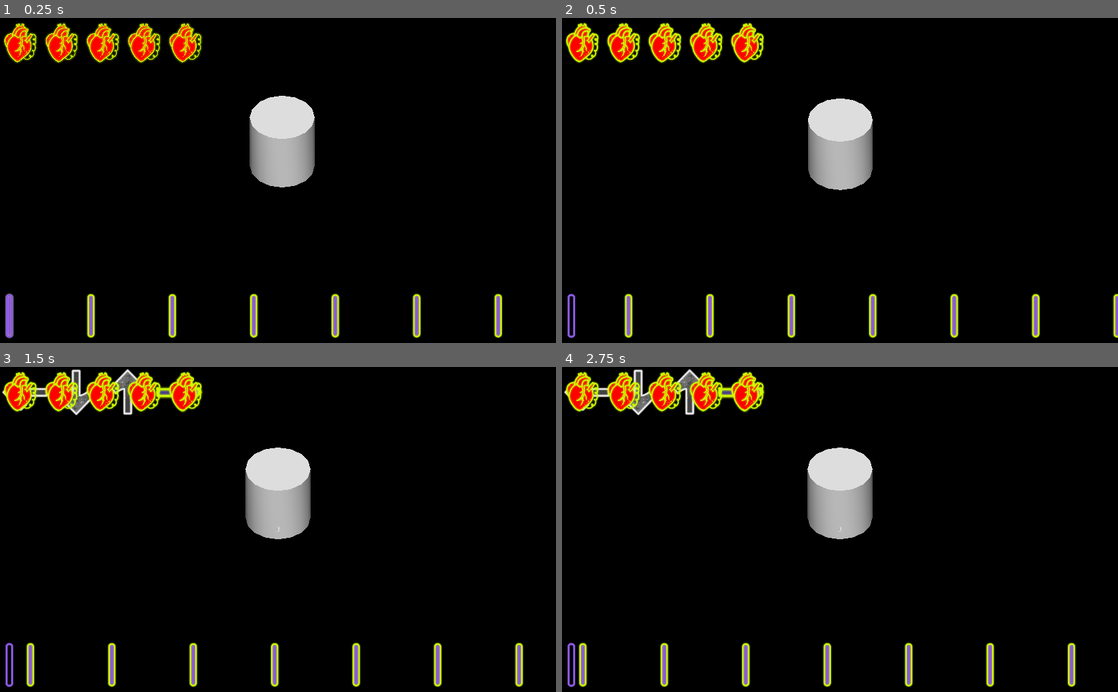
Above: before the commit, frames 1-4 (two rows, left to right).
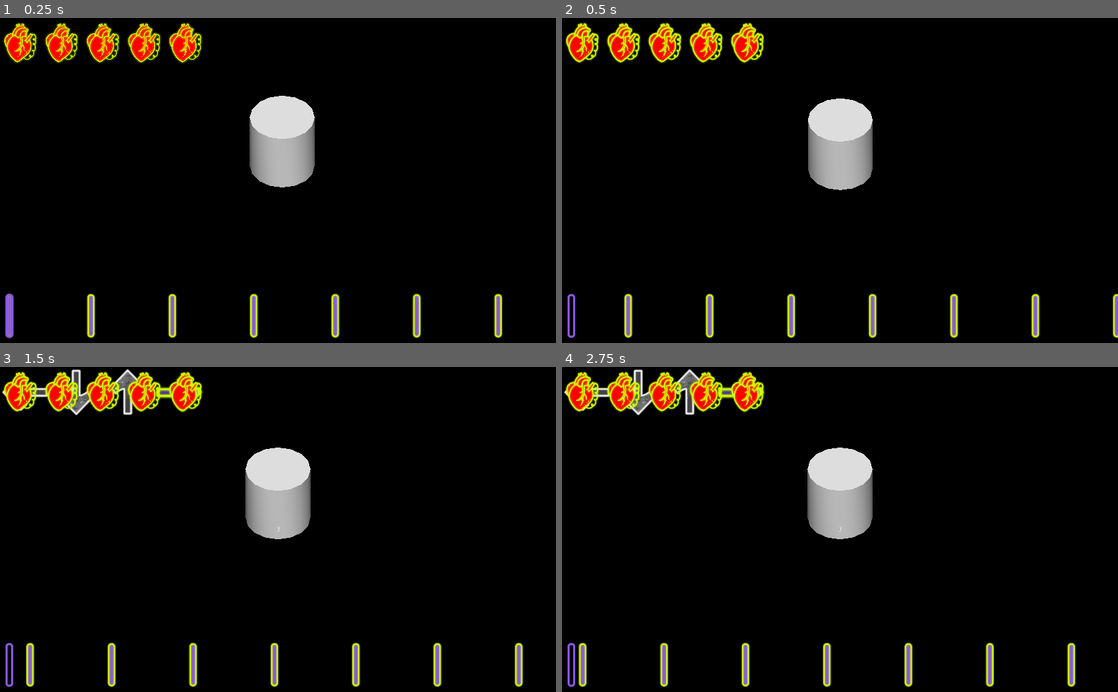
Above: after the commit, the same moments.

Repository: Sprotex/ldjam48
Game: Godot game, scene res://Root.tscn
Two runs of this game, one before a commit and one after it. Both use one fixed random seed, a clock stepped at 60 frames per second and the inputs below.
Inputs:
- Up to frame 1 (0.25 s): no input
- Up to frame 2 (0.5 s): no input
- Up to frame 3 (1.5 s): hold Right (ui_right) 0.53-1.28 s; tap Space (bomb) at 0.6 s; hold Down (ui_down) from 1.28 s (still down); tap P at 1.35 s
- Up to frame 4 (2.75 s): release Down (ui_down) at 2.03 s; hold Right (ui_right) from 2.03 s (still down); hold L from 2.03 s (still down)

Frame 1 is identical in both runs. In frame 2, 0.6% of the frame differs, in the area x 11-100%, y 85-99%; in frame 3, 0.6%, in the area x 4-95%, y 85-99%; in frame 4, 0.6%.

Commit message:
fix ui scaling

Diff:
--- a/Autoload/Marker UI/Marker UI.gd
+++ b/Autoload/Marker UI/Marker UI.gd
@@ -16,12 +16,10 @@
 	scroll_container.scroll_horizontal = 0
 
 func _process(delta: float) -> void:
-	if ENABLED:
-		scroll_amount += delta
-		var t = inverse_lerp(0, tick_synchronizer.usec_avg_diff * 0.000001, scroll_amount)
-		scroll_container.scroll_horizontal = round(t * max_scroll)
+	scroll_amount += delta
+	var t = inverse_lerp(0, tick_synchronizer.usec_avg_diff * 0.000001, scroll_amount)
+	scroll_container.scroll_horizontal = round(t * max_scroll)
 
 func _process_beat():
-	if ENABLED:
-		scroll_amount = 0
-		scroll_container.scroll_horizontal = 0
+	scroll_amount = 0
+	scroll_container.scroll_horizontal = 0
--- a/Autoload/Marker UI/Marker UI.tscn
+++ b/Autoload/Marker UI/Marker UI.tscn
@@ -7,21 +7,21 @@
 [node name="Marker UI" type="Control"]
 anchor_right = 1.0
 anchor_bottom = 1.0
-margin_top = 300.0
-margin_bottom = 300.0
+script = ExtResource( 3 )
+__meta__ = {
+"_edit_use_anchors_": false
+}
+
+[node name="ScrollContainer" type="ScrollContainer" parent="."]
+anchor_top = 1.0
+anchor_bottom = 1.0
+margin_top = -100.0
+margin_right = 4498.0
+margin_bottom = 112.0
 rect_scale = Vector2( 0.5, 0.5 )
-script = ExtResource( 3 )
-__meta__ = {
-"_edit_use_anchors_": false
-}
-
-[node name="ScrollContainer" type="ScrollContainer" parent="."]
-anchor_top = 0.666667
-anchor_right = 4.39258
-anchor_bottom = 1.02
 scroll_vertical_enabled = false
 __meta__ = {
-"_edit_use_anchors_": true
+"_edit_use_anchors_": false
 }
 
 [node name="HBoxContainer" type="HBoxContainer" parent="ScrollContainer"]
@@ -252,9 +252,12 @@
 }
 
 [node name="TextureRect" type="TextureRect" parent="."]
-margin_top = 400.0
-margin_right = 70.0
-margin_bottom = 600.0
+anchor_top = 1.0
+anchor_bottom = 1.0
+margin_top = -100.0
+margin_right = 70.0
+margin_bottom = 100.0
+rect_scale = Vector2( 0.5, 0.5 )
 texture = ExtResource( 2 )
 __meta__ = {
 "_edit_use_anchors_": false
